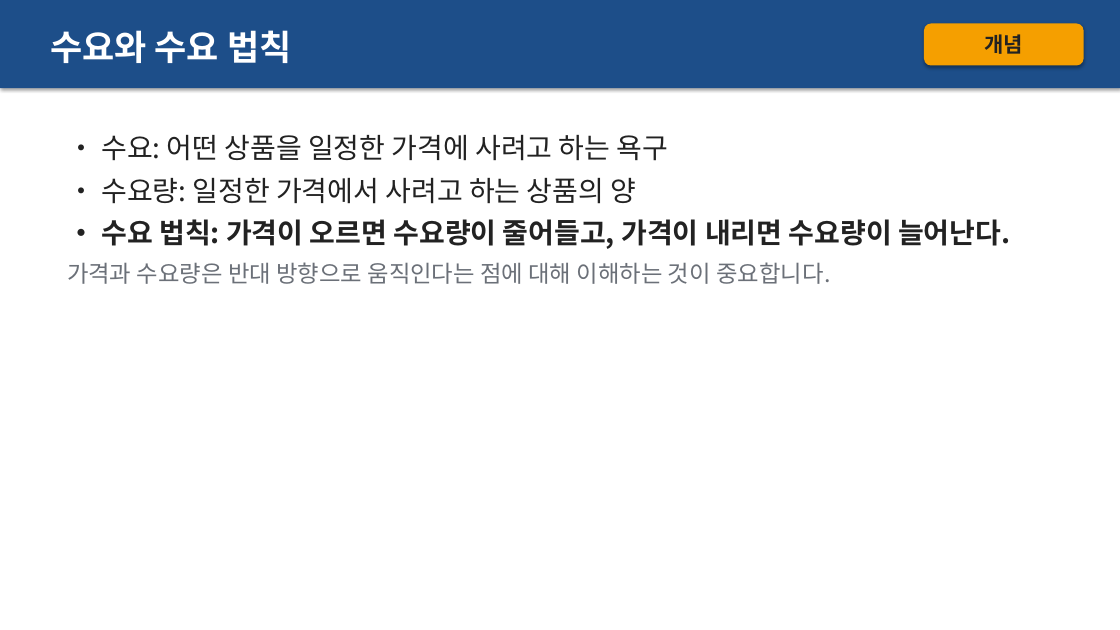
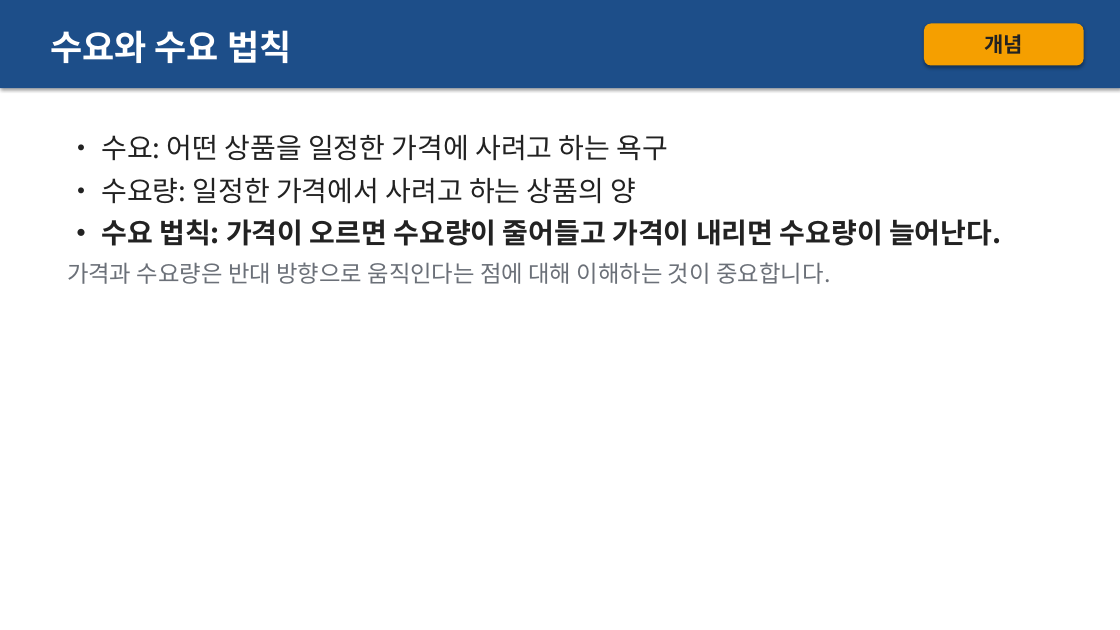
Before and after one commit to N-lifescience/class-html, a slide deck: slide 4 of examples/practice/실습_사회_수요와공급.pptx. Drawn at 1120x630 pixels with LibreOffice and Linux fonts; fonts in the diff are those of the drawing. Boxes give left, top, right and bottom in pixels: in the first picture for what was removed or moved away, otherwise in the second. Text is boxed around its words. In the diff, an @@ line names an element or a change of style, - is before the commit and + after.

```diff
--- a/examples/practice/실습_사회_수요와공급.pptx
+++ b/examples/practice/실습_사회_수요와공급.pptx
@@ text at [101,219,1001,246]: text changed @@
-• 수요 법칙: 가격이 오르면 수요량이 줄어들고, 가격이 내리면 수요량이 늘어난다.
+• 수요 법칙: 가격이 오르면 수요량이 줄어들고 가격이 내리면 수요량이 늘어난다.
```
Also in this commit, not shown: 1 other slide changed, 3 other files.
